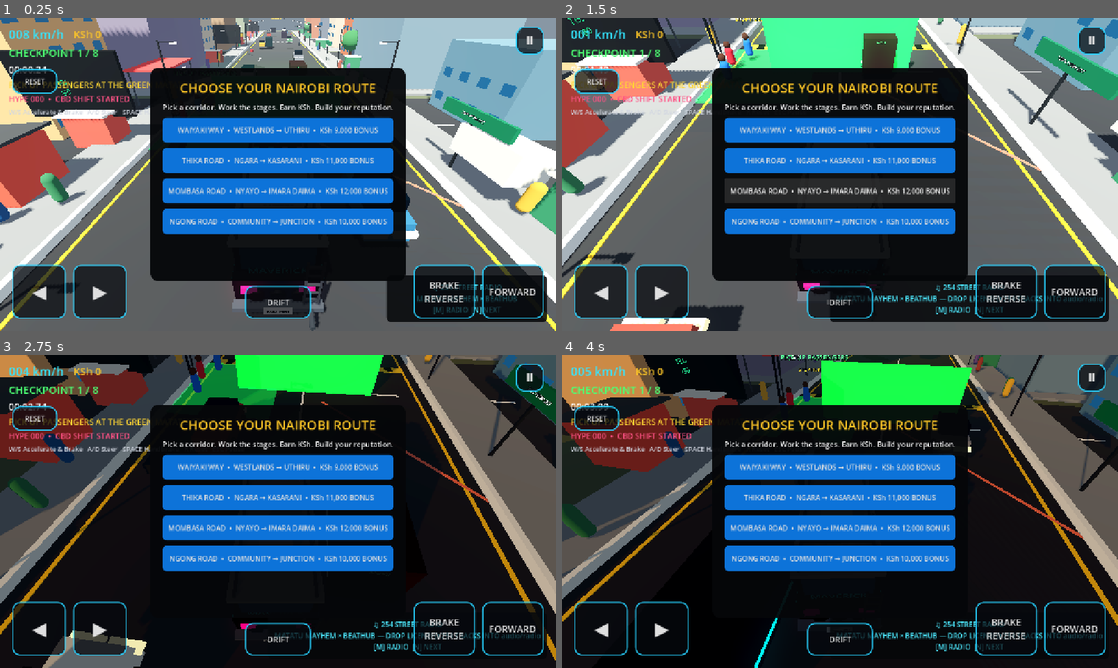
Above: before the commit, frames 1-4 (two rows, left to right).
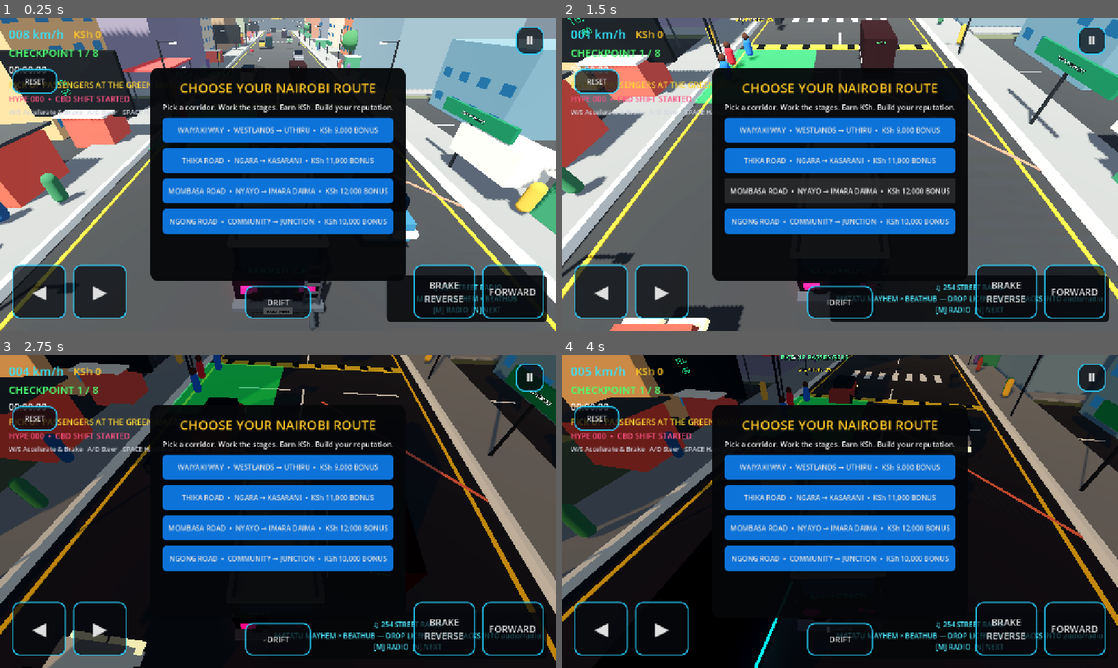
Above: after the commit, the same moments.

Repository: beathubonline-arch/Matatu-Mayhem
Game: Godot game, scene res://scenes/main/Main.tscn
The game is run twice, just before and just after one commit, with the same random seed, the same clock (stepped at 60 frames per second) and the same inputs.
Inputs (mouse positions are in pixels of both pictures, inside the frame that each line leads up to):
- Up to frame 1 (0.25 s): no input
- Up to frame 2 (1.5 s): tap Enter at 0.5 s; move the mouse to (962, 158) at 0.52 s; hold D (steer_right) 0.53-1.28 s; hold N (radio_next) 0.53-1.28 s; click (962, 158) at 0.67 s; move the mouse to (728, 190) at 1.27 s; hold S (brake) from 1.28 s (still down); tap M (radio_toggle) at 1.35 s
- Up to frame 3 (2.75 s): move the mouse to (333, 442) at 2.02 s; release S (brake) at 2.03 s; hold D (steer_right) from 2.03 s (still down); tap L at 2.1 s
- Up to frame 4 (4 s): move the mouse to (812, 574) at 2.77 s; release D (steer_right) at 2.78 s; hold W (accelerate) 2.78-3.53 s; tap N (radio_next) at 2.85 s; click (812, 574) at 2.92 s; move the mouse to (1006, 558) at 3.52 s; hold A (steer_left) from 3.53 s (still down); hold M (radio_toggle) from 3.53 s (still down)

The runs differ from the first frame. In frame 1, less than 0.1% of the frame differs, in the area x 6-9%, y 15-18%; in frame 2, 3.8%, in the area x 5-65%, y 0-18%; in frame 3, 3.1%; in frame 4, 3.5%.

Commit message:
Stop forcing the same CBD route on launch

Diff:
--- a/scenes/main/Main.tscn
+++ b/scenes/main/Main.tscn
@@ -88,6 +88,7 @@
 
 [node name="Route" type="Node3D" parent="Gameplay"]
 script = ExtResource("5_route")
+auto_start = false
 
 [node name="Checkpoint01" parent="Gameplay/Route" instance=ExtResource("4_checkpoint")]
 position = Vector3(0, 0, 63)
